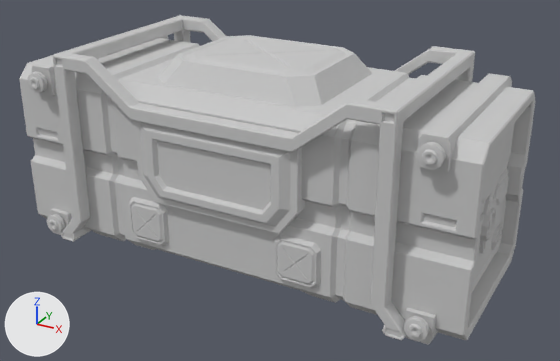
An edit to the FBX model resource/ani/상호작용 or 아이템/Obj_Container_Rig.FBX, drawn before and after from the same camera.
Camera for both pictures: a 50 mm lens placed at (6.1, -10.61, 4.83), pointed at (0.3, -0.06, -0.44). The lights are fixed; the arrows at lower left show +X, +Y and +Z. Where no turn or scale is listed for an object, it has been applied to the vertices.

Names of what the first picture shows: 'Obj_ContainerBox'.
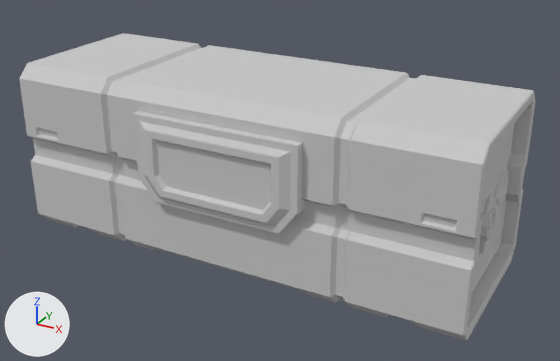
Boxes (x1, y1, x2, y2) around the edits, measured in the pictures (560 x 361 px):
'Obj_ContainerBox', reshaped (7% shorter)
    before: (19, 15, 536, 345)
    after: (19, 33, 536, 340)
part 1 of me_mesh_001, deleted
    before: (28, 15, 512, 345)

The change, as a diff of the scene's bpy script:
```diff
--- a/resource/ani/상호작용 or 아이템/Obj_Container_Rig.FBX.py
+++ b/resource/ani/상호작용 or 아이템/Obj_Container_Rig.FBX.py
@@ me_mesh_001 @@
 # used by ob_obj_containerbox; location = (0.0, 0.0, 0.0)
-me_mesh_001.from_pydata(...)  # 4853 vertices, 4822 faces; spans x -4.0..4.0, y -1.76..1.76, z -1.71..1.71
+me_mesh_001.from_pydata(...)  # 2164 vertices, 2128 faces; spans x -4.0..4.0, y -1.71..1.71, z -1.67..1.33
+# me_mesh_001 part 1: 18 loose pieces with 2689 vertices, spanning x -3.81..3.81, y -1.76..1.76, z -1.71..1.71, are deleted
 me_mesh_001.materials.append(mat_03___default)
```
